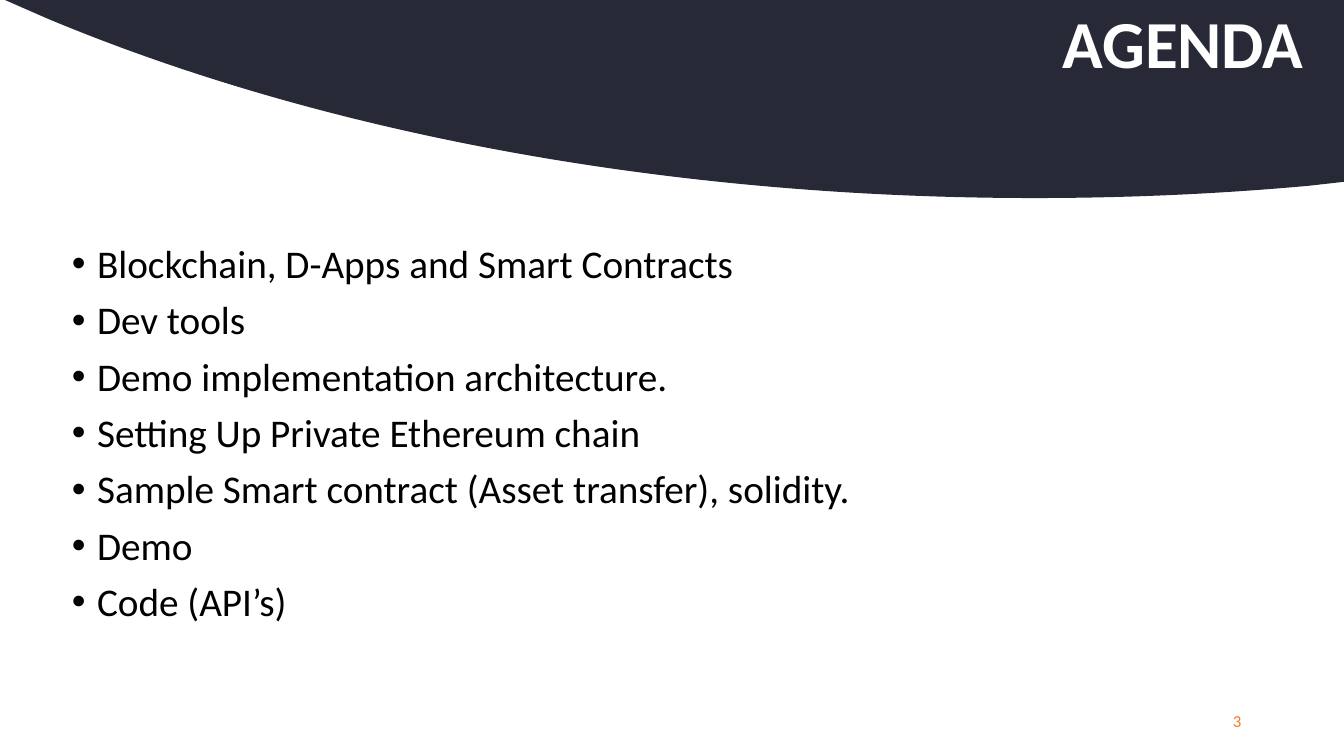
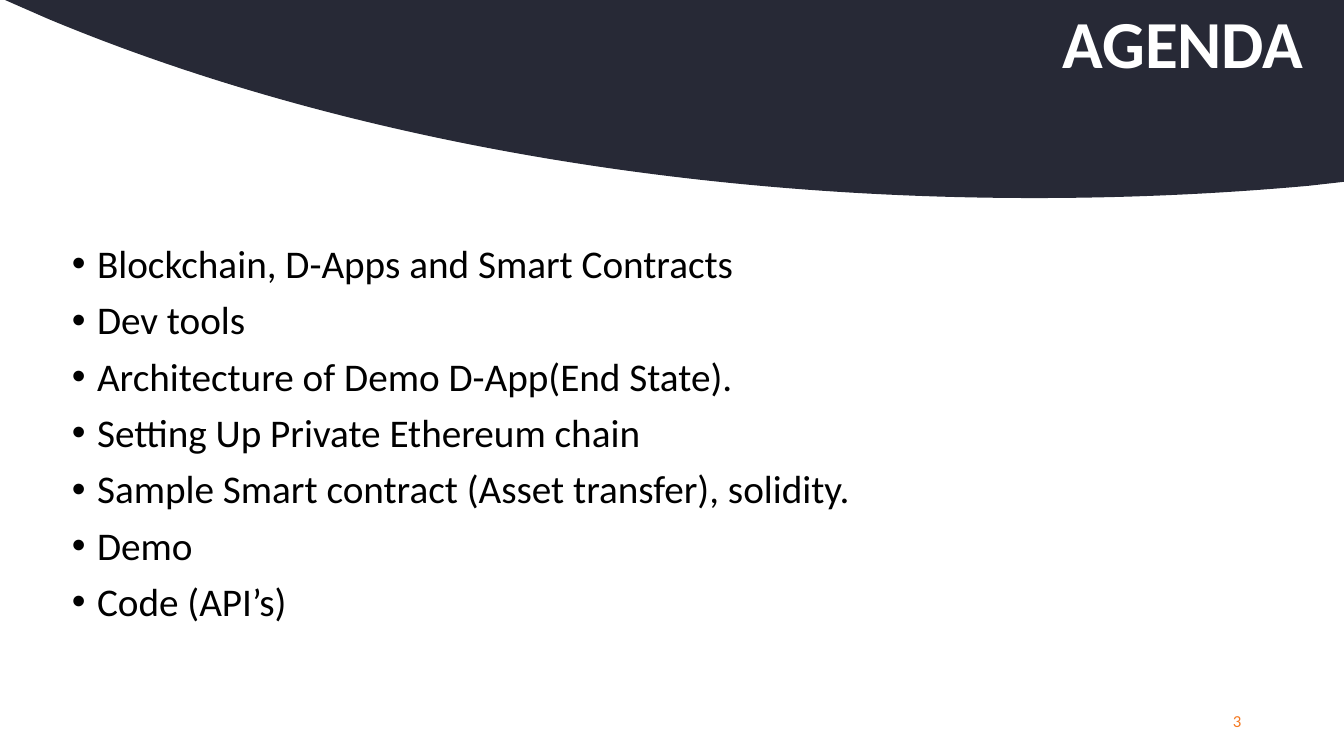
Before and after one commit to aamolgote/codecampnyc2018, a slide deck: slide 3 of PPTX/BAAS.pptx. Drawn at 1344x756 pixels with LibreOffice and Linux fonts; fonts in the diff are those of the drawing; background and template pictures are left out. Boxes give left, top, right and bottom in pixels: in the first picture for what was removed or moved away, otherwise in the second. Text is boxed around its words. In the diff, an @@ line names an element or a change of style, - is before the commit and + after.

```diff
--- a/PPTX/BAAS.pptx
+++ b/PPTX/BAAS.pptx
@@ text at (x1=97, y1=362, x2=732, y2=398): text changed @@
-• Demo implementation architecture.
+• Architecture of Demo D-App(End State).
```
Also in this commit, not shown: 6 other slides changed.
